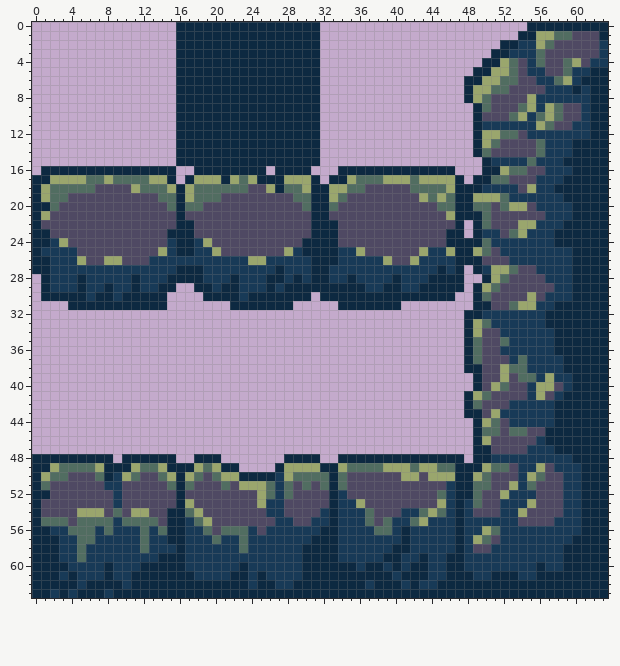
Two states of a pixel-art file, Tiles/BUENTILEVERDE.ase. Above, as it was before the edit.
64x64 pixels, 1 frame.
Once edited:
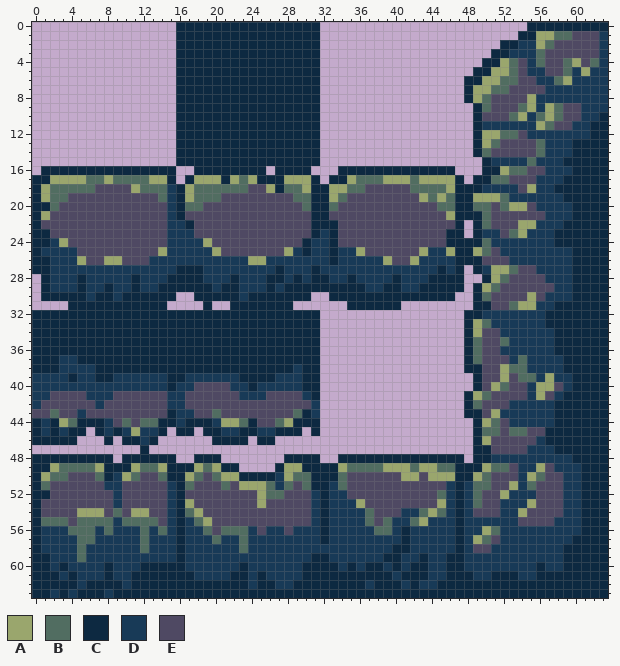
Palette (. is transparent): A #9aa66d  B #516d61  C #0d2941  D #183a57  E #4f4963
Changes in this commit:
Changed rows in their new state; - is an unchanged pixel.
first column x 60:
 1 ---D
 4 --B-
 5 -ADD
 6 -DDD
 7 D-DD
 8 --DD
 9 --DD
10 --D-
first column x 0:
18 ---------------D---------------------------------
19 ---------------D---------------------------------
20 ---------------D---------------------------------
21 ---------------D---------------------------------
22 ---------------DD--------------------------------
23 ---------------DDD--------------D----------------
24 ----------------DD-------------DD----------------
25 ----------------DD-------------DD----------------
26 -------------------------------DD----------------
27 --------------------------------D----------------
29 ----------------CC-------------------------------
30 ---------------C--C-------------.----------------
31 -------------------C--------------.--------------
32 CCCCCCCCCCCCCCCCCCCCCCCCCCCCCCCC-----------------
33 CCCCCCCCCCCCCCCCCCCCCCCCCCCCCCCC-----------------
34 CCCCCCCCCCCCCCCCCCCCCCCCCCCCCCCC-----------------
35 CCCCCCCCCCCCCCCCCCCCCCCCCCCCCCCC-----------------
36 CCCCCCCCCCCCCCCCCCCCCCCCCCCCCCCC-----------------
37 CCCDDCCCCCCCCCCCCCCCCCCCCCCCCCCC-----------------
38 CCCDDDDCCCCCCCCCCCCCCCCCCCCCCDCC-----------------
39 DDDDCDDCCDDDDDDCCDDDDDDCCCCDDDCC-----------------
40 DDDDDDDDDDDDDDDCDDEEEEDDCDDDDDCC-----------------
41 DDEEEEDDDEEEEEEDDEEEEEEDDDEEEEDC-----------------
42 DEEEEEEDEEEEEEEDDEEEEEEEEEEEEEED-----------------
43 EEBEEDEEEEEEEEECDDEEBEEEEEEEEBCD-----------------
44 CDCABCCCDEBEBBCCDCCCDAABCEEBACCC-----------------
45 CDCDCC-CDCDADDC-CC-CCDDCCDDCCC-C-----------------
46 CCCCC---C-CCDC------CCCC-CC----------------------
47 ------------C------------------------------------
49 ------------------------------CC-----------------
50 ---------------C---------------CC----------------
51 ---------------D---------------CCD--------------D
52 ---------------D-----------BE--DCD--------------D
53 ---------------D----------EE---DCD---------------
54 ---------------D----------EE---DCD---------------
55 ---------------D-----------EE---CD---------------
56 -D-------------D------------E----D---------------
57 -DD------------D---------------D-D---------------
58 -DD---------------------------DDDD---------------
59 --D-----------DD--------------D--D---------------
60 --D-------------------------------D--------------
Changed places in both pictures, as pixel boxes (x1, y1, x2, y2):
changed: (572, 31, 608, 121)
changed: (32, 184, 347, 571)
changed: (464, 481, 473, 499)
